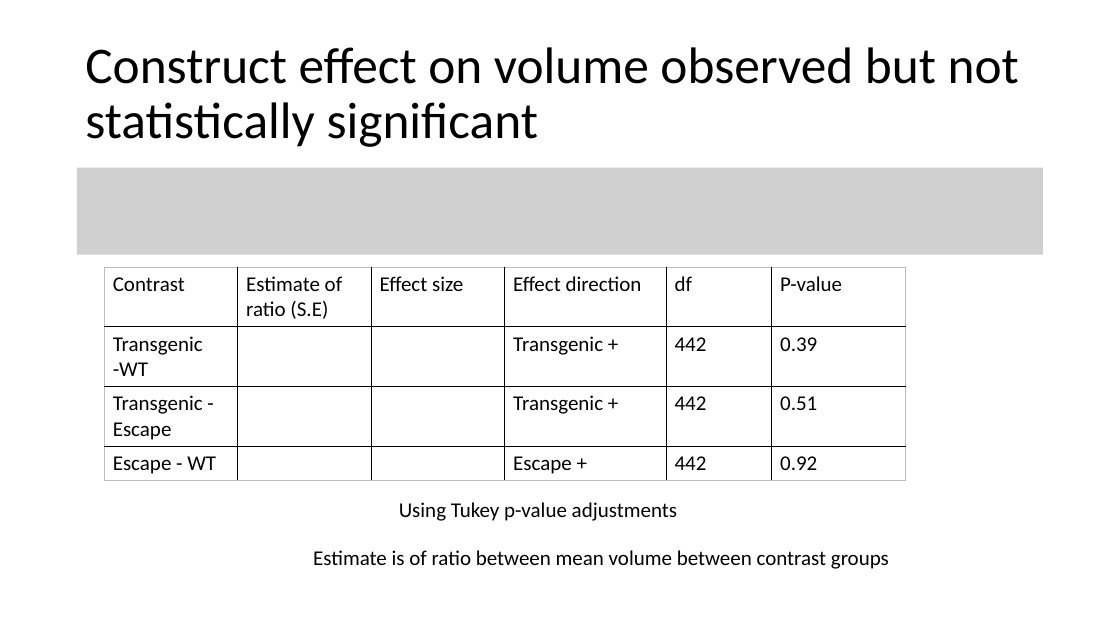
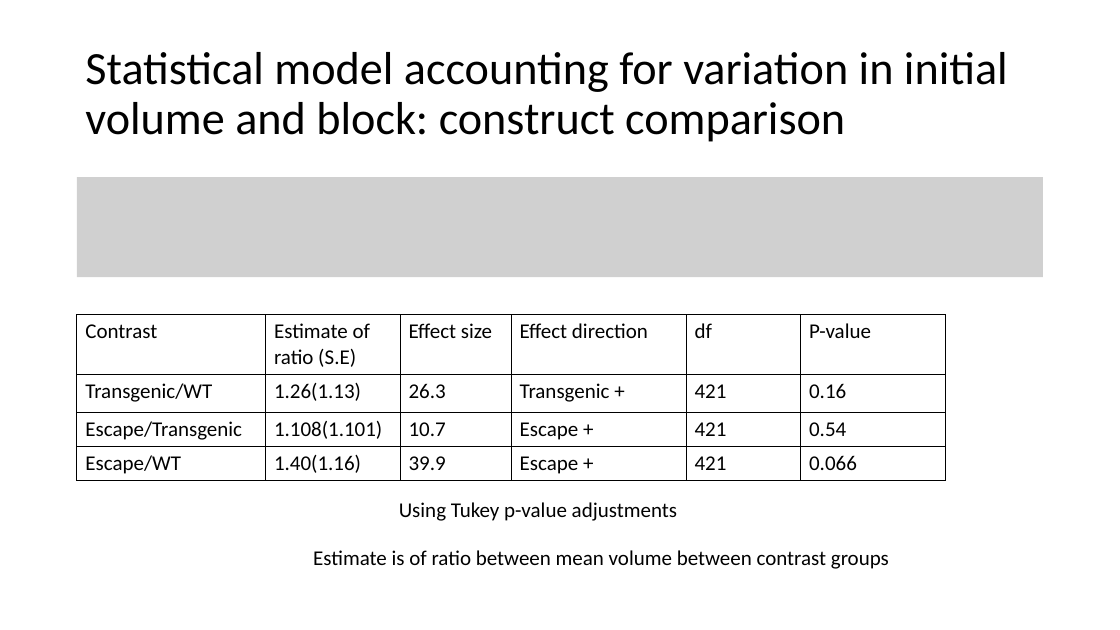
Before and after one commit to ChaneyHart/Living-Carbon, a slide deck: slide 11 of LC_2023/10_13_LC_summary.pptx (slide 8 before the commit). Drawn at 1120x630 pixels with LibreOffice and Linux fonts; fonts in the diff are those of the drawing; grey boxes stand for pictures. Boxes give left, top, right and bottom in pixels: in the first picture for what was removed or moved away, otherwise in the second. Text is boxed around its words. In the diff, an @@ line names an element or a change of style, - is before the commit and + after.

```diff
--- a/LC_2023/10_13_LC_summary.pptx
+++ b/LC_2023/10_13_LC_summary.pptx
@@ title at <box>85,52,1008,142</box>: text changed; size 44 to 39.6 pt @@
-Construct effect on volume observed but not statistically significant
+Statistical model accounting for variation in initial volume and block: construct comparison
@@ picture: place and size @@
-picture at <box>77,168,1044,255</box>
+picture at <box>77,177,1044,277</box>
@@ table at <box>77,315,945,480</box> @@
-row 2: Transgenic -WT |  |  | Transgenic + | 442 | 0.39
+row 2: Transgenic/WT | 1.26(1.13) | 26.3 | Transgenic + | 421 | 0.16
-row 3: Transgenic - Escape |  |  | Transgenic + | 442 | 0.51
+row 3: Escape/Transgenic | 1.108(1.101) | 10.7 | Escape + | 421 | 0.54
-row 4: Escape - WT |  |  | Escape + | 442 | 0.92
+row 4: Escape/WT | 1.40(1.16) | 39.9 | Escape + | 421 | 0.066
@@ table: place and size @@
-table at <box>104,267,906,478</box>
+table at <box>77,315,945,480</box>
```
Also in this commit, not shown: 4 other slides changed, 5 slides added, 1 slide removed, 3 other files.
